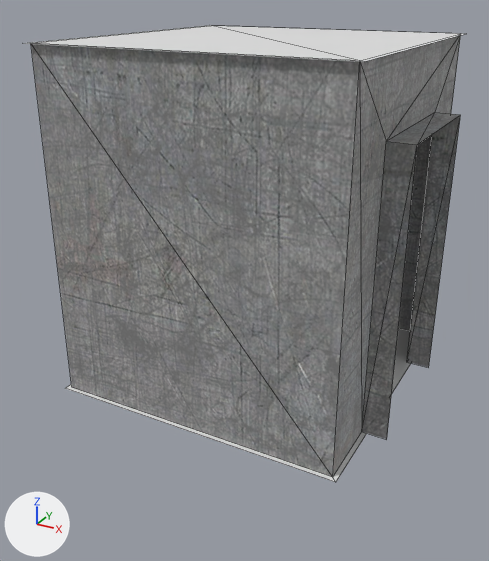
One commit to the glTF model mod/elevator.glb: the scene before it, then after it.
Rendered twice from a camera (50 mm lens) standing at (6.25, -12.12, 7.96) and looking at (-0.19, -0.41, 2.11). The lights are fixed; the arrows at lower left show +X, +Y and +Z. Mesh edges are drawn as thin lines.

In view in the first picture: 'Ceiling', 'Floor', 'Walls'.
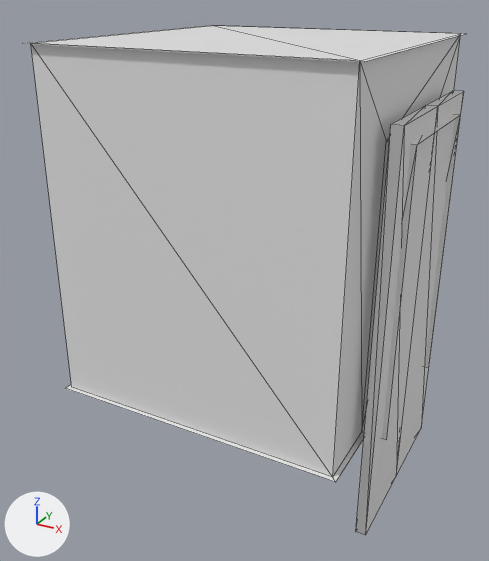
Where the change shows, as pixel boxes [x1, y1, x2, y2] in the pictures (489 x 561 px):
'Walls', recoloured
    both: [31, 35, 461, 477]
'Left', added
    after: [356, 105, 438, 535]
'Right', added
    after: [396, 91, 464, 476]

What changed in the scene script:
```text
Change me_plane:
    where me_plane.from_pydata(...)  # 16 vertices, 18 faces; spans x -3.0..3.5, y -3.0..3.0, z 0.0..7.0
    remove me_plane.materials.append(mat_material_001)  # picture img_metal4
Add me_cube:
    me_cube.from_pydata(...)  # a box spanning x 3.2..3.4, y -2.0..0.0, z -2.0..6.0
Add me_cube_002:
    me_cube_002.from_pydata(...)  # a box spanning x 3.2..3.4, y 0.0..2.0, z -2.0..6.0
Add ob_left:
    ob_left = bpy.data.objects.new('Left', me_cube)
    ob_left.location = (0.0, 0.0, 0.0)
Add ob_right:
    ob_right = bpy.data.objects.new('Right', me_cube_002)
    ob_right.location = (0.0, 0.0, 0.0)
```
